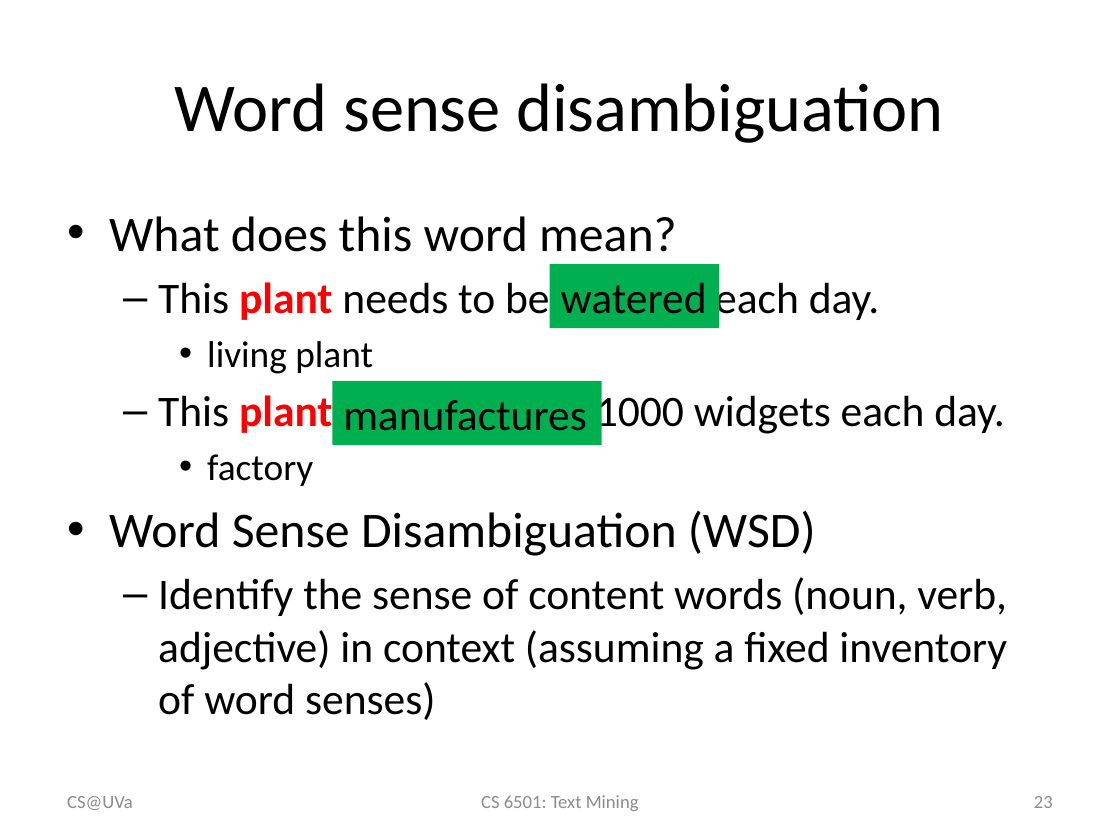
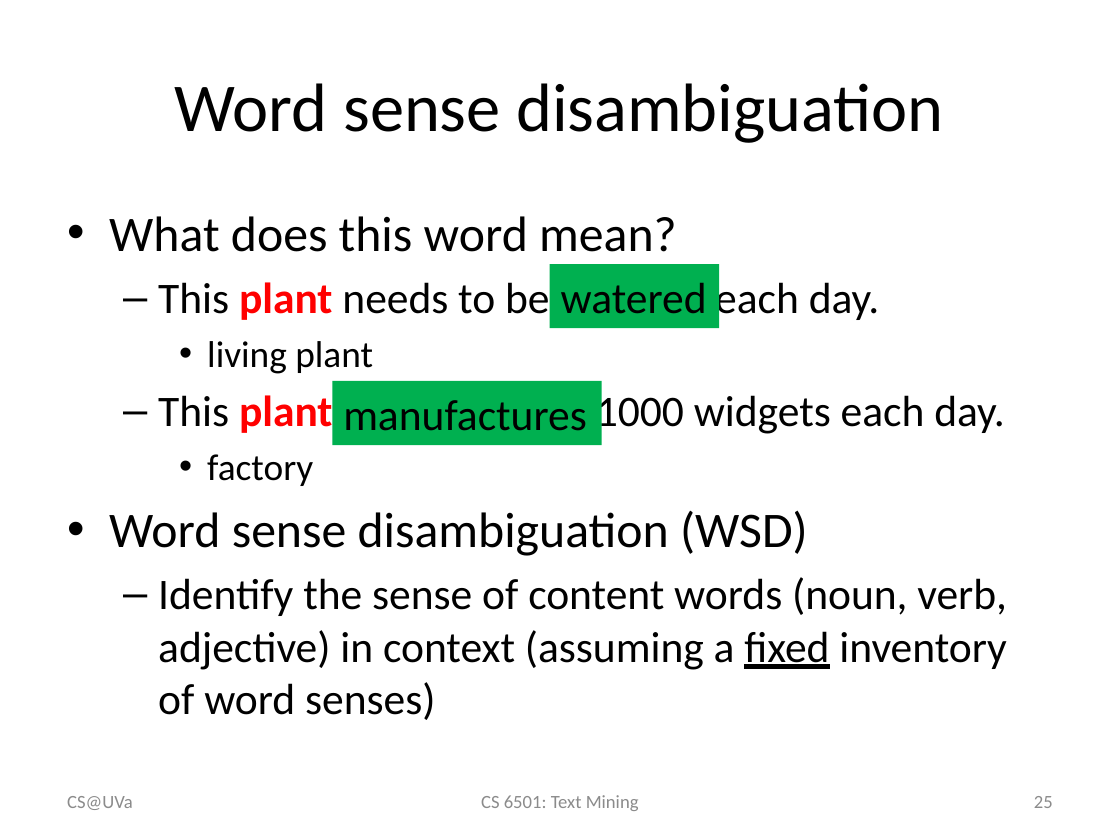
Before and after one commit to wang296/CS6501-Text-Mining, a slide deck: slide 25 of docs/LexicalSemanticsWordSenses.pptx (slide 23 before the commit). Drawn at 1120x840 pixels with LibreOffice and Linux fonts; fonts in the diff are those of the drawing. Boxes give left, top, right and bottom in pixels: in the first picture for what was removed or moved away, otherwise in the second. Text is boxed around its words. In the diff, an @@ line names an element or a change of style, - is before the commit and + after.

```diff
--- a/docs/LexicalSemanticsWordSenses.pptx
+++ b/docs/LexicalSemanticsWordSenses.pptx
@@ text at [109, 510, 808, 556]: text changed @@
-• Word Sense Disambiguation (WSD)
+• Word sense disambiguation (WSD)
@@ text at [158, 577, 1007, 720]: underline on in "fixed" @@
@@ page number at [1034, 796, 1053, 808]: text changed @@
-23
+25
```
Also in this commit, not shown: 2 other slides changed, 2 slides added, 6 other files.
